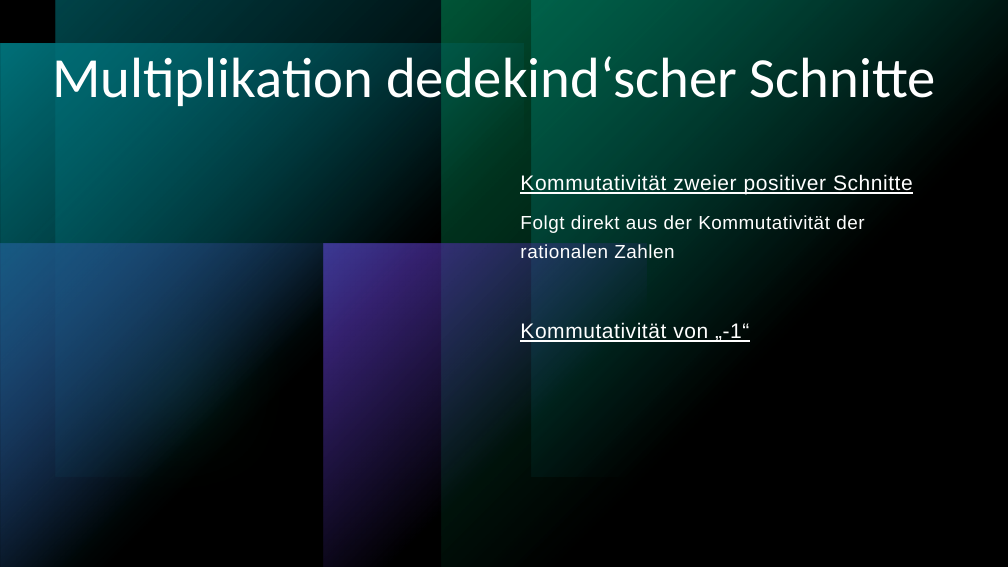
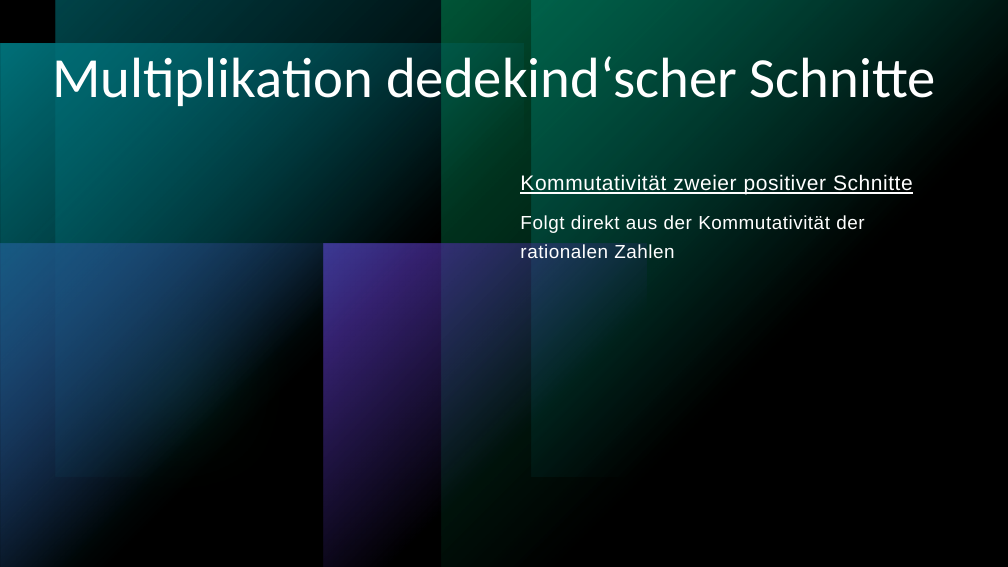
Before and after one commit to uuk0/WSeminarArbeit, a slide deck: slide 8 of Präsentation2.pptx. Drawn at 1008x567 pixels with LibreOffice and Linux fonts; fonts in the diff are those of the drawing; grey boxes stand for pictures. Boxes give left, top, right and bottom in pixels: in the first picture for what was removed or moved away, otherwise in the second. Text is boxed around its words. In the diff, an @@ line names an element or a change of style, - is before the commit and + after.

```diff
--- a/Präsentation2.pptx
+++ b/Präsentation2.pptx
@@ text at bbox=[520, 322, 749, 343]: paragraph removed @@
-Kommutativität von „-1“
```
Also in this commit, not shown: 2 other slides changed, 10 slides added, 2 other files.
